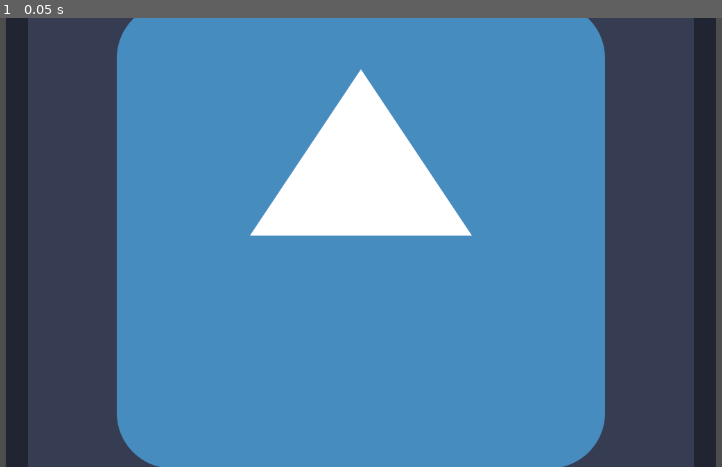
Above: before the commit, frame 1.
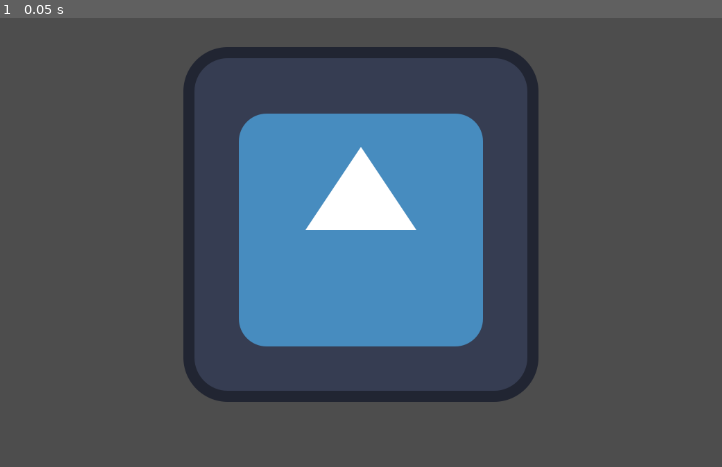
Above: after the commit, the same moment.

Repository: coffeebeats/godot-infra
Game: Godot game, scene res://root.tscn
Two runs of this game, one before a commit and one after it. Both use one fixed random seed, a clock stepped at 60 frames per second and the inputs below. The engine's default icon, where the game draws it, is replaced by a stand-in: a white triangle on a blue panel in a dark square.
Inputs:
- Up to frame 1 (0.05 s): no input

The runs differ from the first frame. In frame 1, 60% of the frame differs, in the area x 0-100%, y 0-100%.

Commit message:
feat(example): update the `example_presets.cfg` to be correct for both platforms

Diff:
--- a/example/root.tscn
+++ b/example/root.tscn
@@ -1,9 +1,10 @@
 [gd_scene load_steps=2 format=3 uid="uid://oefjtjfh4bbx"]
 
-[ext_resource type="Texture2D" uid="uid://c8r3dpxpo2avs" path="res://icon.svg" id="1_wfnaf"]
+[ext_resource type="Texture2D" uid="uid://dynbfmbkuhdao" path="res://icon.svg" id="1_wfnaf"]
 
 [node name="Root" type="Node2D"]
 
 [node name="Sprite2D" type="Sprite2D" parent="."]
 position = Vector2(604, 298)
+scale = Vector2(0.5, 0.5)
 texture = ExtResource("1_wfnaf")
Not shown, changed: example/export_presets.cfg
